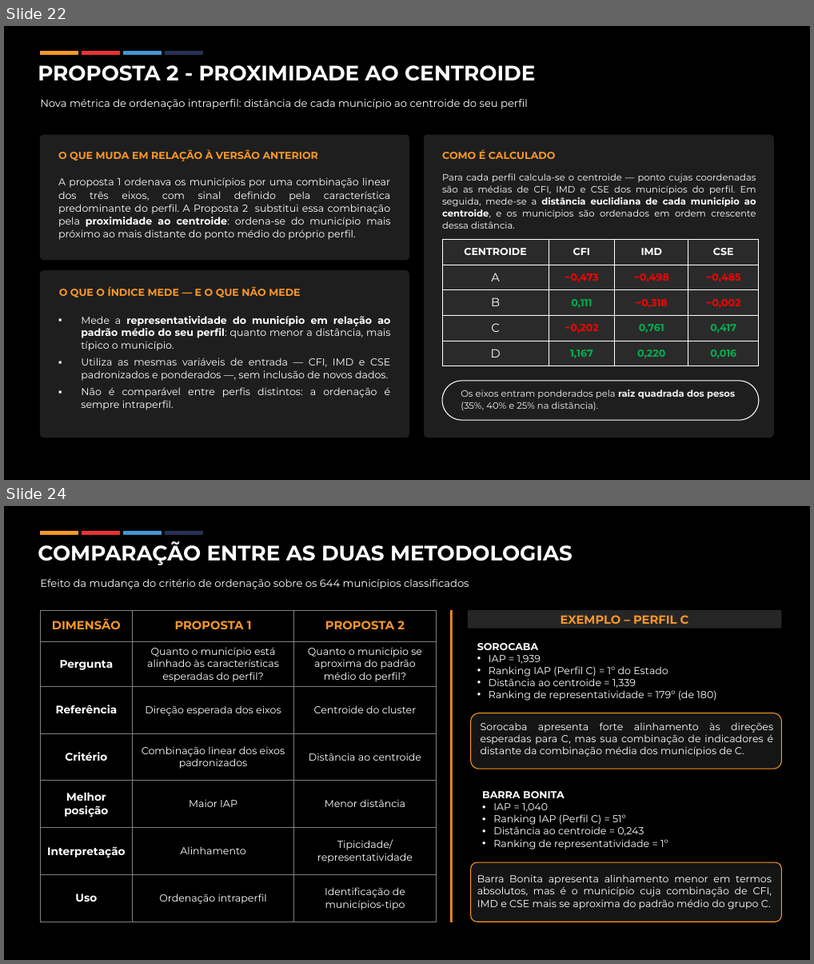
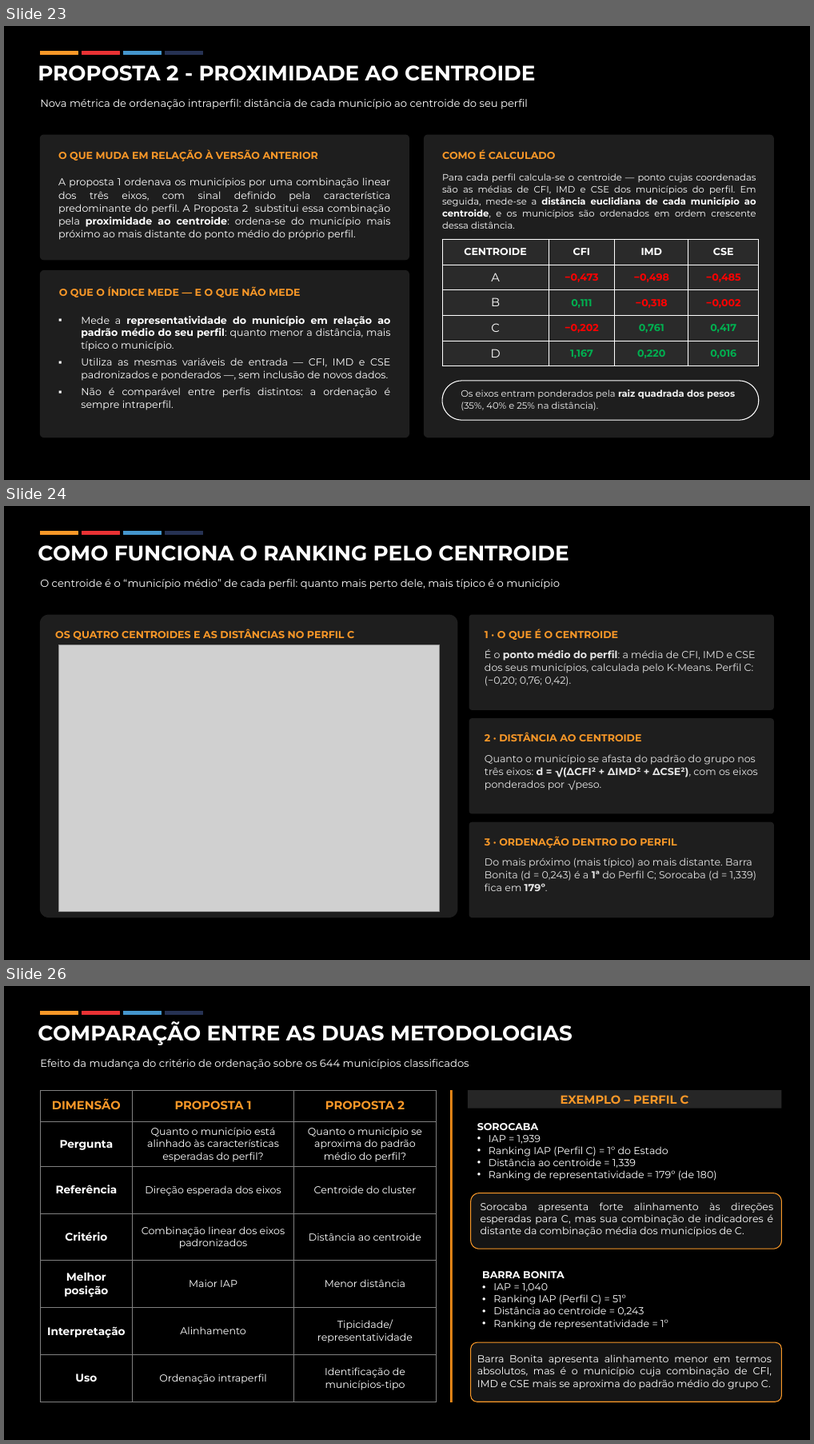
Before and after one commit to aryanecavalcantefranca/projeto-oportunidades, a slide deck: metodologia_cidades_inteligentes/apresentacao/Metodologia_Selecao_Municipios_Cidades_Inteligentes_raiz_peso.pptx. Shown one above the other, each under a label of ours: slides 22 and 24 before the commit, slides 23, 24 and 26 after it; the slides between them are not shown. The pictures are 814x964 and 814x1444 pixels, drawn with LibreOffice and Linux fonts; fonts in the diff are those of the drawing; grey boxes stand for pictures. Boxes give left, top, right and bottom in pixels: in the first picture for what was removed or moved away, otherwise in the second. Text is boxed around its words. In the diff, an @@ line names an element or a change of style, - is before the commit and + after.

```diff
--- a/metodologia_cidades_inteligentes/apresentacao/Metodologia_Selecao_Municipios_Cidades_Inteligentes_raiz_peso.pptx
+++ b/metodologia_cidades_inteligentes/apresentacao/Metodologia_Selecao_Municipios_Cidades_Inteligentes_raiz_peso.pptx
@@ slide 24 added at box(4, 506, 810, 960), background #000000 @@
@@ text added at box(38, 545, 569, 561), 25 pt, text #FFFFFF, bold @@
+COMO FUNCIONA O RANKING PELO CENTROIDE
@@ rectangle added at box(40, 532, 78, 535), fill #F99828, outline #F99828 1 pt @@
@@ rectangle added at box(82, 532, 119, 535), fill #EA3234, outline #EA3234 1 pt @@
@@ rectangle added at box(124, 532, 162, 535), fill #4496CD, outline #4496CD 1 pt @@
@@ rectangle added at box(166, 532, 203, 535), fill #263253, outline #263253 1 pt @@
@@ text added at box(40, 579, 560, 589), 12.5 pt, text #FFFFFF @@
+O centroide é o “município médio” de cada perfil: quanto mais perto dele, mais típico é o município
@@ rounded rectangle added at box(40, 615, 458, 916), fill #1E1E1E, outline #1E1E1E 1 pt @@
@@ rounded rectangle added at box(470, 615, 774, 709), fill #1E1E1E, outline #1E1E1E 1 pt @@
@@ text added at box(55, 628, 354, 640), 12 pt, text #F99828, bold @@
+OS QUATRO CENTROIDES E AS DISTÂNCIAS NO PERFIL C
@@ picture added at box(58, 645, 439, 911) @@
@@ text added at box(485, 629, 618, 640), 12 pt, text #F99828, bold @@
+1 · O QUE É O CENTROIDE
@@ text added at box(485, 649, 755, 686), 12 pt, text #E6E6E6 @@
+É o ponto médio do perfil: a média de CFI, IMD e CSE dos seus municípios, calculada pelo K-Means. Perfil C: (−0,20; 0,76; 0,42).
@@ rounded rectangle added at box(470, 718, 774, 812), fill #1E1E1E, outline #1E1E1E 1 pt @@
@@ text added at box(485, 732, 642, 741), 12 pt, text #F99828, bold @@
+2 · DISTÂNCIA AO CENTROIDE
@@ text added at box(485, 754, 758, 790), 12 pt, text #E6E6E6 @@
+Quanto o município se afasta do padrão do grupo nos três eixos: d = √(ΔCFI² + ΔIMD² + ΔCSE²), com os eixos ponderados por √peso.
@@ rounded rectangle added at box(470, 822, 774, 916), fill #1E1E1E, outline #1E1E1E 1 pt @@
@@ text added at box(485, 836, 678, 848), 12 pt, text #F99828, bold @@
+3 · ORDENAÇÃO DENTRO DO PERFIL
@@ text added at box(485, 857, 757, 891), 12 pt, text #E6E6E6 @@
+Do mais próximo (mais típico) ao mais distante. Barra Bonita (d = 0,243) é a 1ª do Perfil C; Sorocaba (d = 1,339) fica em 179º.
@@ what was slide 22 is now slide 23 @@
@@ what was slide 24 is now slide 26 @@
```
Also in this commit, not shown: 8 slides changed, 1 other slide added, 3 other files.
